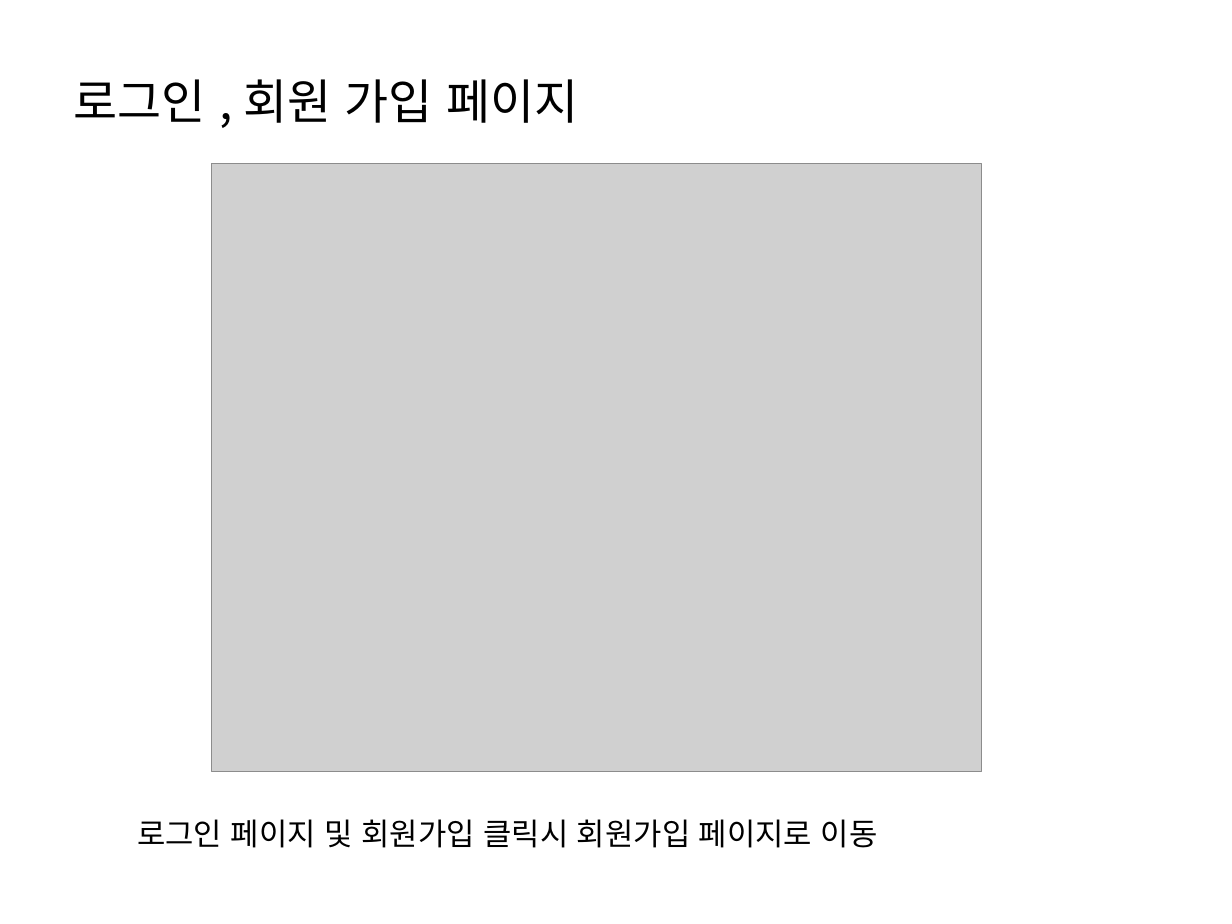
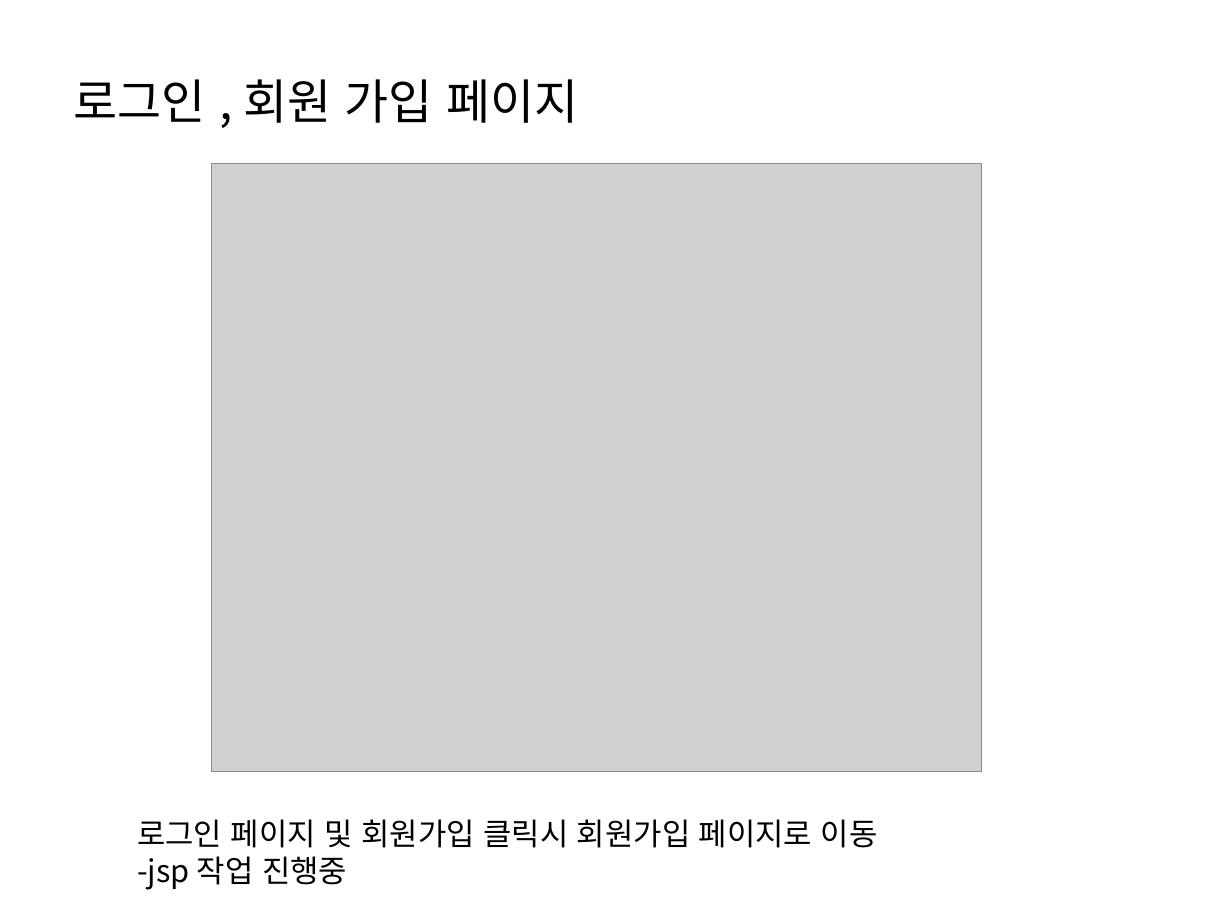
Before and after one commit to HyoJip/team2, a slide deck: slide 3 of ppt/포트폴리오.pptx. Drawn at 1232x924 pixels with LibreOffice and Linux fonts; fonts in the diff are those of the drawing; grey boxes stand for pictures. Boxes give left, top, right and bottom in pixels: in the first picture for what was removed or moved away, otherwise in the second. Text is boxed around its words. In the diff, an @@ line names an element or a change of style, - is before the commit and + after.

```diff
--- a/ppt/포트폴리오.pptx
+++ b/ppt/포트폴리오.pptx
@@ text at (137, 856, 347, 890): paragraph added @@
+-jsp 작업 진행중
```
Also in this commit, not shown: 3 other slides changed.
